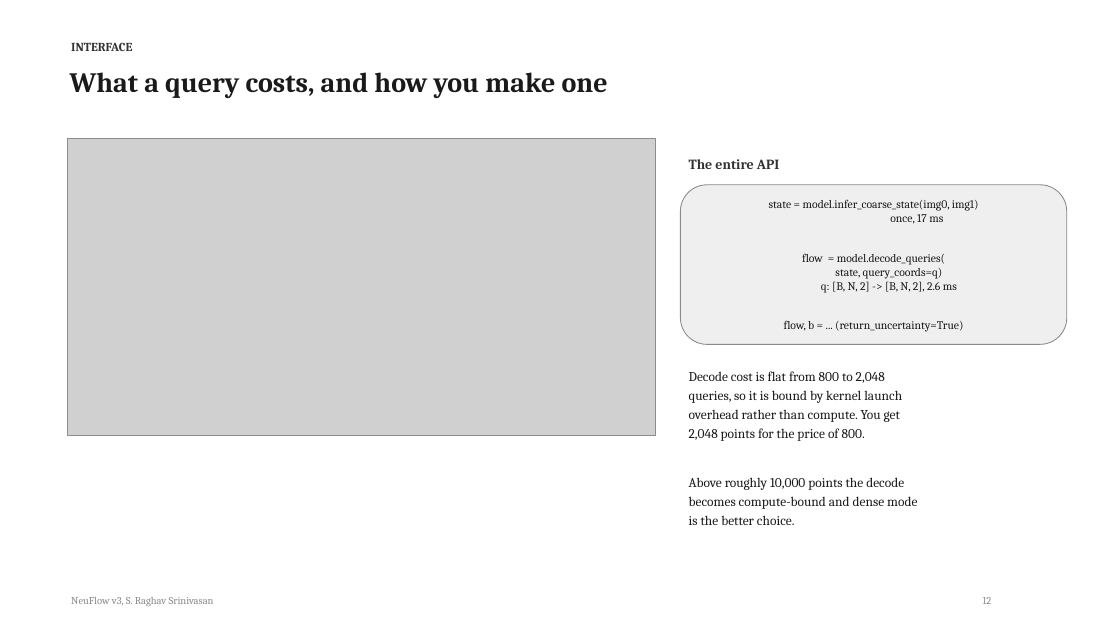
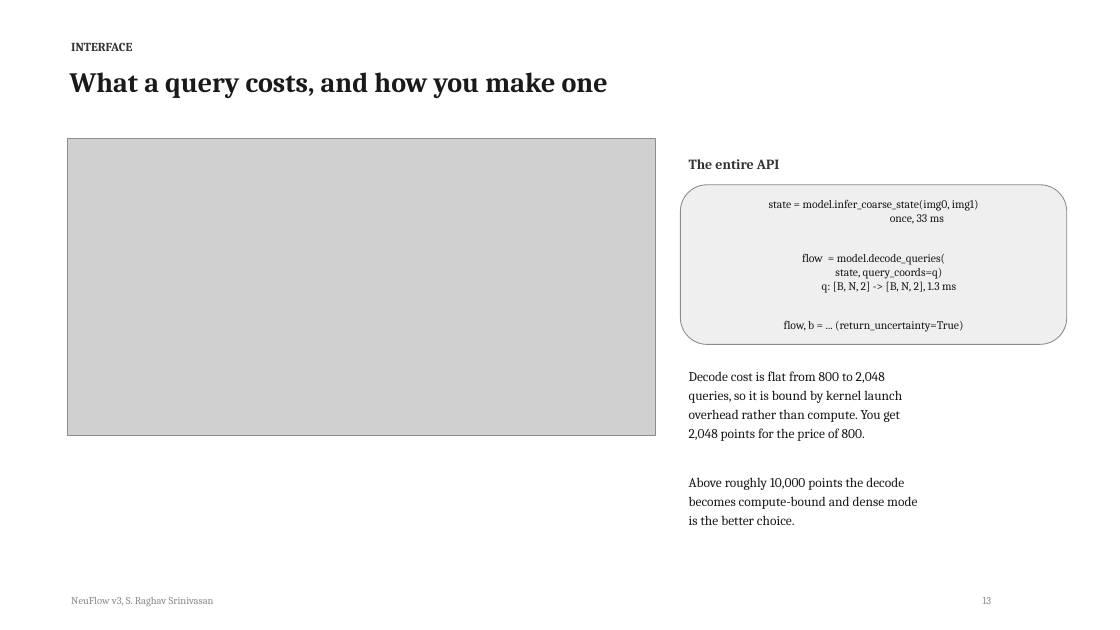
Before and after one commit to shrirag10/Neuflowv3, a slide deck: slide 13 of docs/NeuFlow_v3_status.pptx (slide 12 before the commit). Drawn at 1120x630 pixels with LibreOffice and Linux fonts; fonts in the diff are those of the drawing; grey boxes stand for pictures. Boxes give left, top, right and bottom in pixels: in the first picture for what was removed or moved away, otherwise in the second. Text is boxed around its words. In the diff, an @@ line names an element or a change of style, - is before the commit and + after.

```diff
--- a/docs/NeuFlow_v3_status.pptx
+++ b/docs/NeuFlow_v3_status.pptx
@@ text in rounded rectangle at (x1=890, y1=214, x2=944, y2=224): text changed @@
-once, 17 ms
+once, 33 ms
@@ text in rounded rectangle at (x1=822, y1=281, x2=956, y2=293): text changed @@
-q: [B, N, 2] -> [B, N, 2], 2.6 ms
+q: [B, N, 2] -> [B, N, 2], 1.3 ms
```
Also in this commit, not shown: 10 other slides changed, 2 slides added, 1 slide removed, 11 other files.
